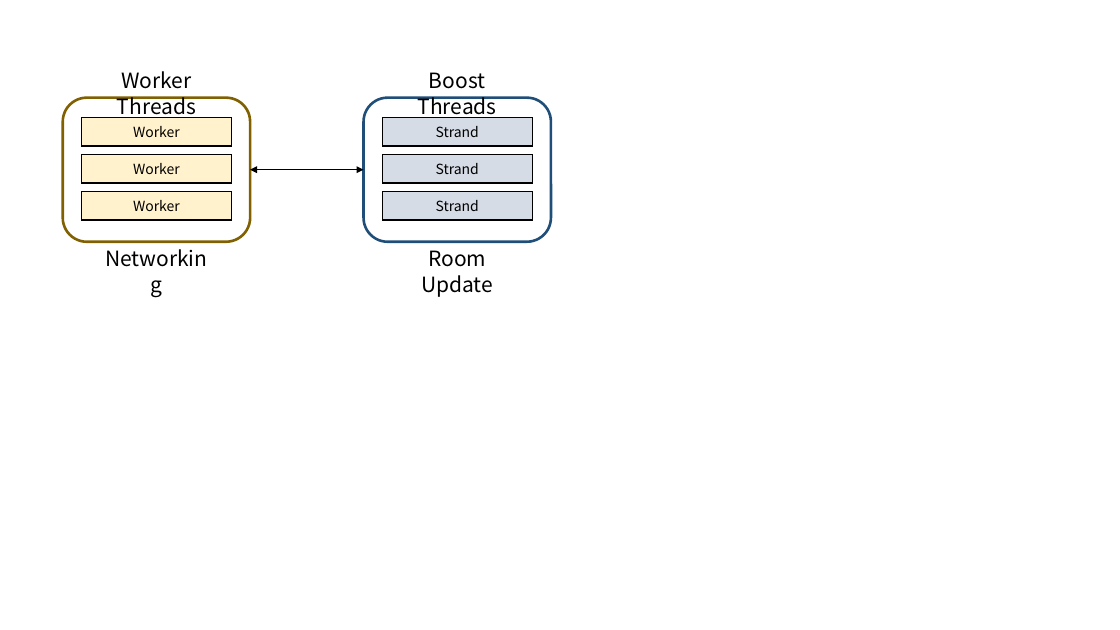
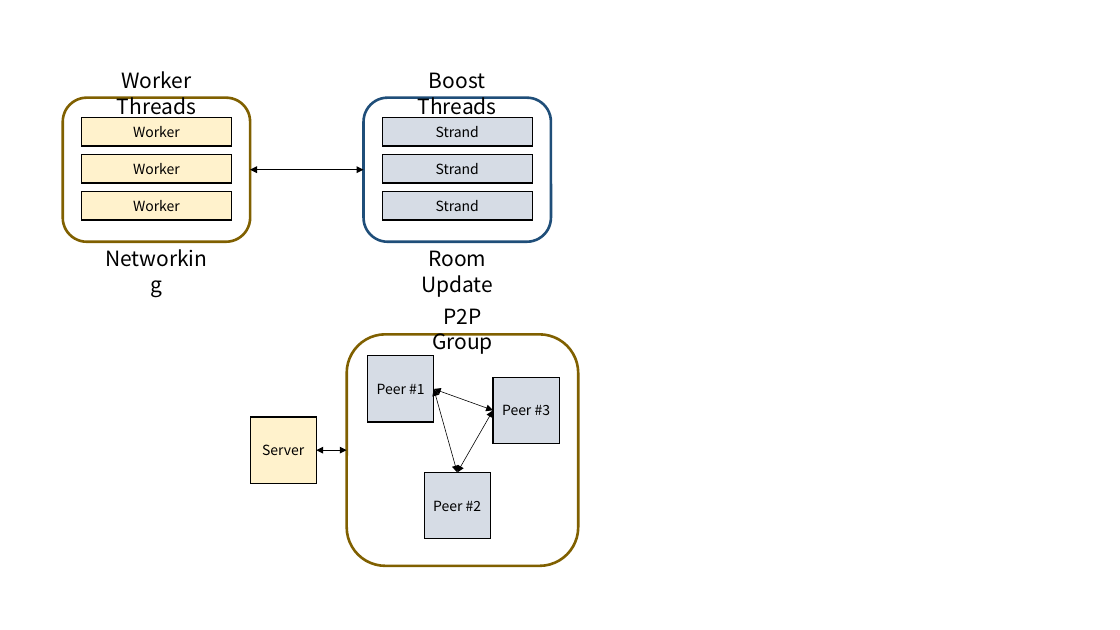
Before and after one commit to dat0613/Portfolio, a slide deck: slide 3 of 포폴이미지.pptx. Drawn at 1120x630 pixels with LibreOffice and Linux fonts; fonts in the diff are those of the drawing. Boxes give left, top, right and bottom in pixels: in the first picture for what was removed or moved away, otherwise in the second. Text is boxed around its words. In the diff, an @@ line names an element or a change of style, - is before the commit and + after.

```diff
--- a/포폴이미지.pptx
+++ b/포폴이미지.pptx
@@ group added at bbox=[250, 308, 579, 566]: 4 rectangles, 4 double arrows, 1 rounded rectangle, 1 text @@
+P2P Group
+Server
+Peer #1
+Peer #2
+Peer #3
```
Also in this commit, not shown: 1 other file.
